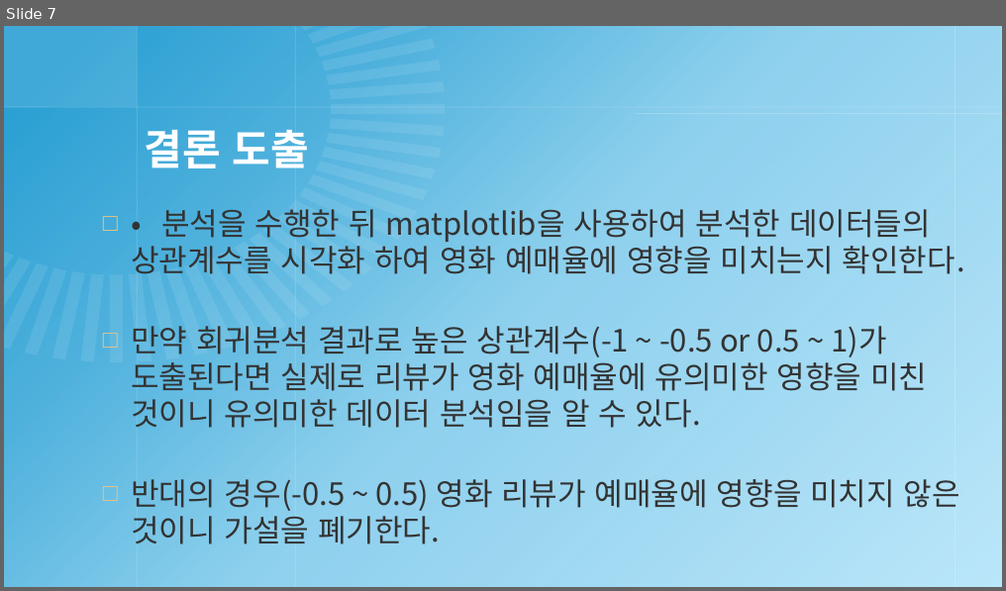
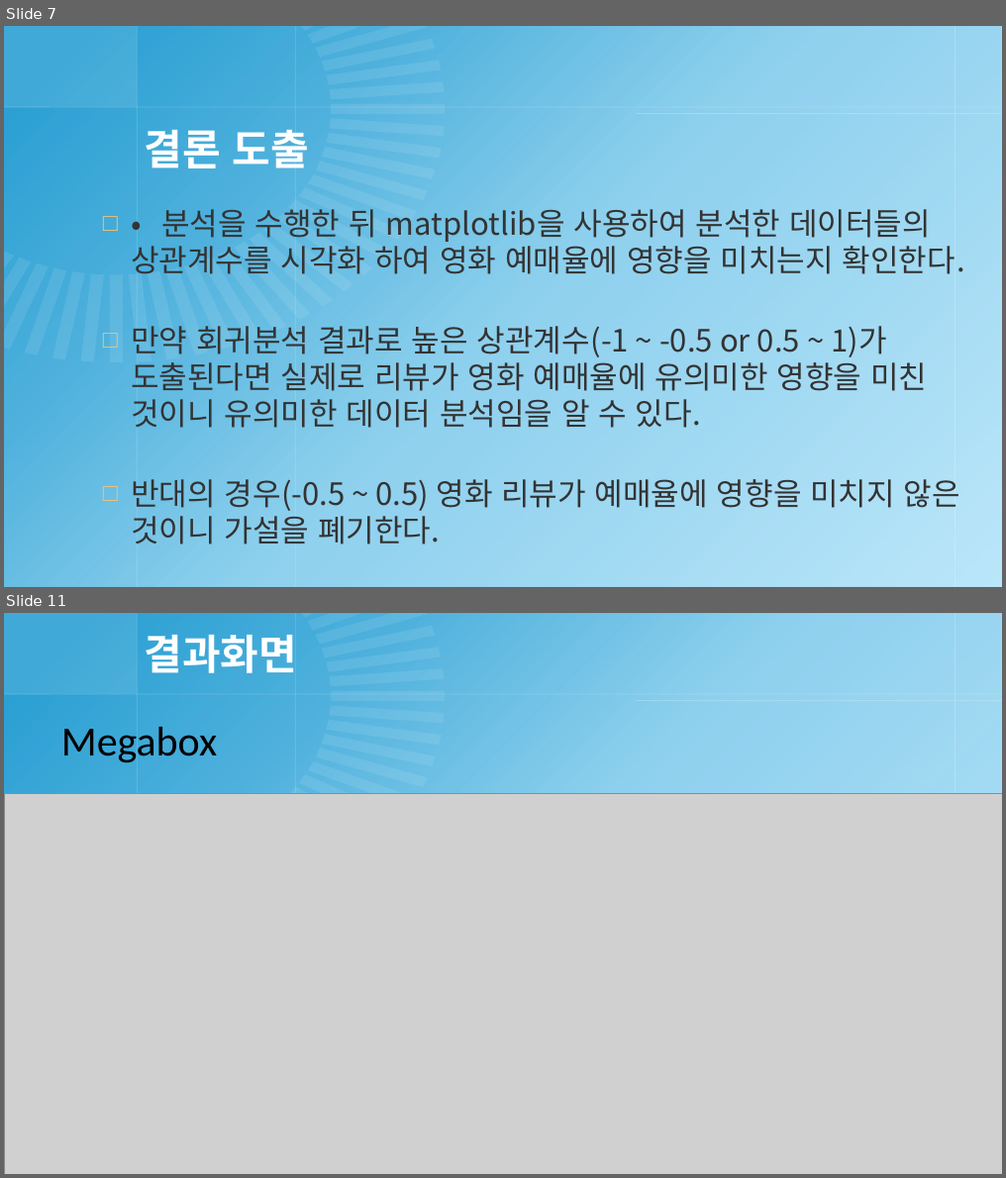
Before and after one commit to cyphen156/Workspace, a slide deck: Python/FinalTest/20170677_오융택.pptx. Shown one above the other, each under a label of ours: slide 7 before the commit, slides 7 and 11 after it; the slides between them are not shown. The pictures are 1006x591 and 1006x1178 pixels, drawn with LibreOffice and Linux fonts; fonts in the diff are those of the drawing; grey boxes stand for pictures; background and template pictures are left out. Boxes give left, top, right and bottom in pixels: in the first picture for what was removed or moved away, otherwise in the second. Text is boxed around its words. In the diff, an @@ line names an element or a change of style, - is before the commit and + after.

```diff
--- a/Python/FinalTest/20170677_오융택.pptx
+++ b/Python/FinalTest/20170677_오융택.pptx
@@ slide 11 added at [4,613,1002,1174], background #BCE7FA; not listed: 24 template elements that a slide beside it also shows @@
@@ title added at [145,635,297,673], 40 pt, text #FFFFFF, bold @@
+결과화면
@@ text added at [61,727,217,763], 40 pt, text #000000 @@
+Megabox
@@ picture added at [4,794,1002,1174] @@
```
Also in this commit, not shown: 3 other slides added, 12 other files.
